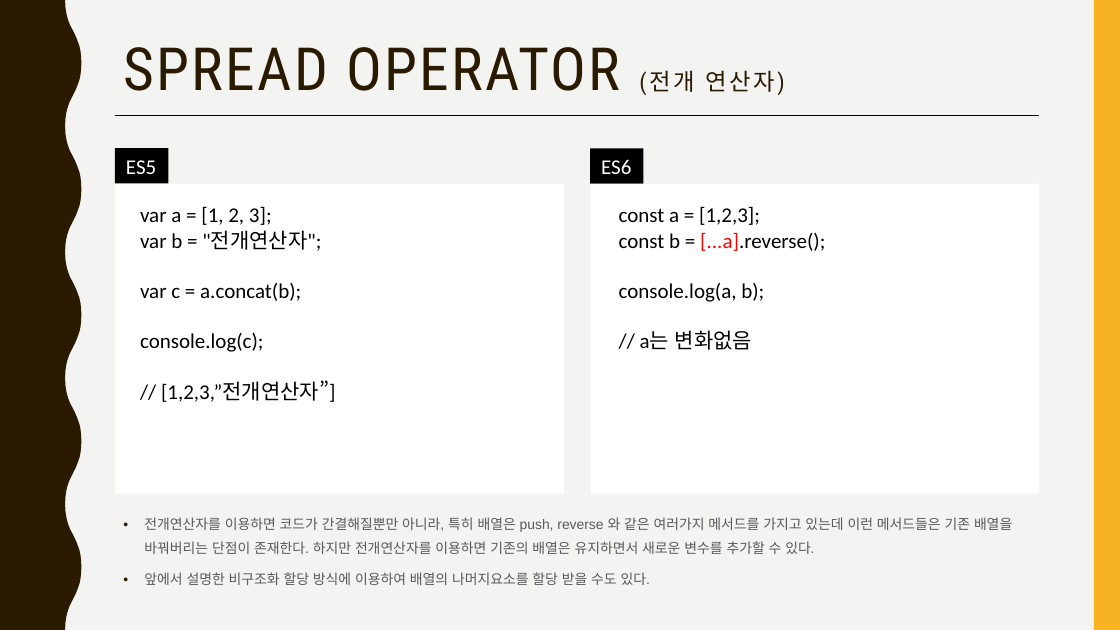
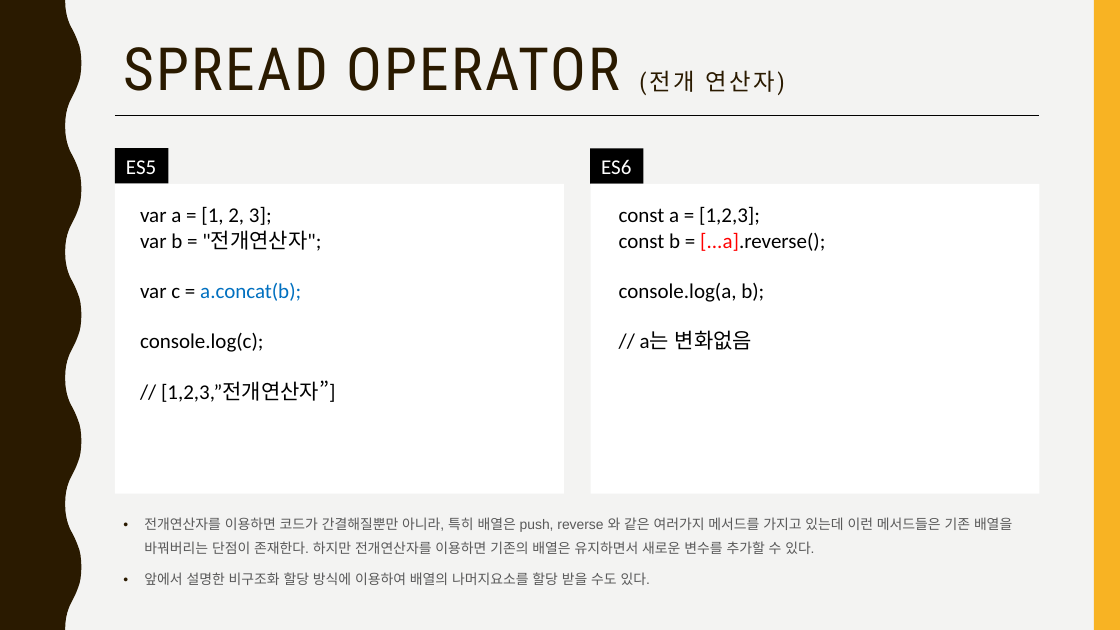
Before and after one commit to jangmang/ECMAScript6-ECMAScript201-, a slide deck: slide 12 of ES6.pptx. Drawn at 1120x630 pixels with LibreOffice and Linux fonts; fonts in the diff are those of the drawing. Boxes give left, top, right and bottom in pixels: in the first picture for what was removed or moved away, otherwise in the second. Text is boxed around its words. In the diff, an @@ line names an element or a change of style, - is before the commit and + after.

```diff
--- a/ES6.pptx
+++ b/ES6.pptx
@@ text at (140,283,301,301): text colour #000000 to #0070C0 in "a.concat(b);" @@
```
Also in this commit, not shown: 10 other slides changed, 5 slides added, 7 other files.
